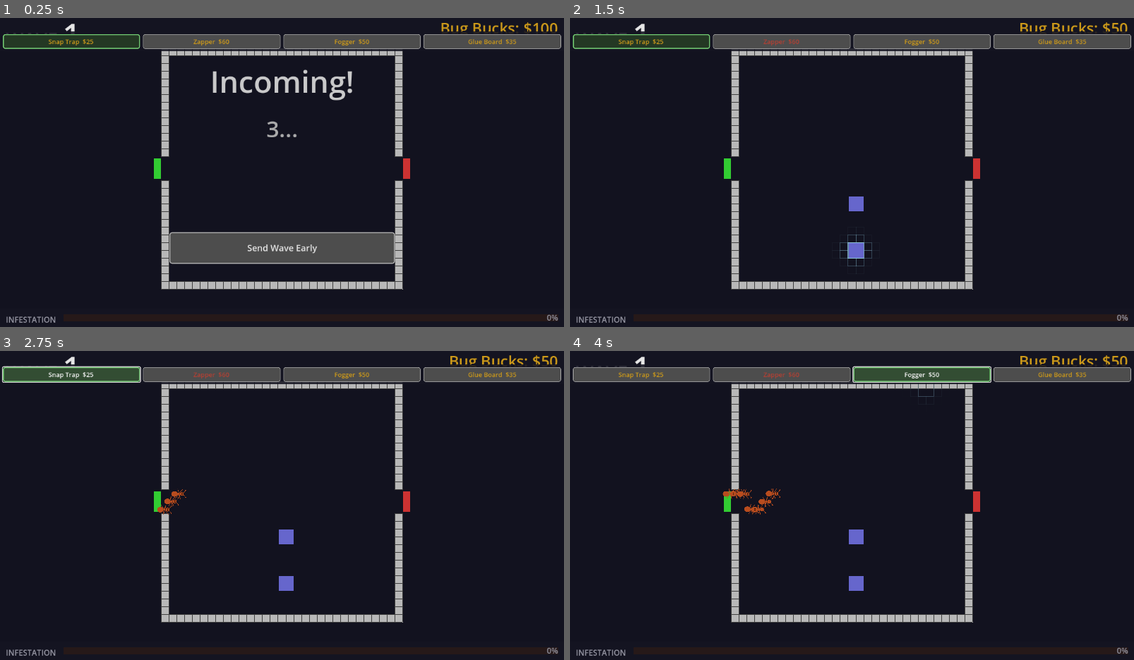
Above: before the commit, frames 1-4 (two rows, left to right).
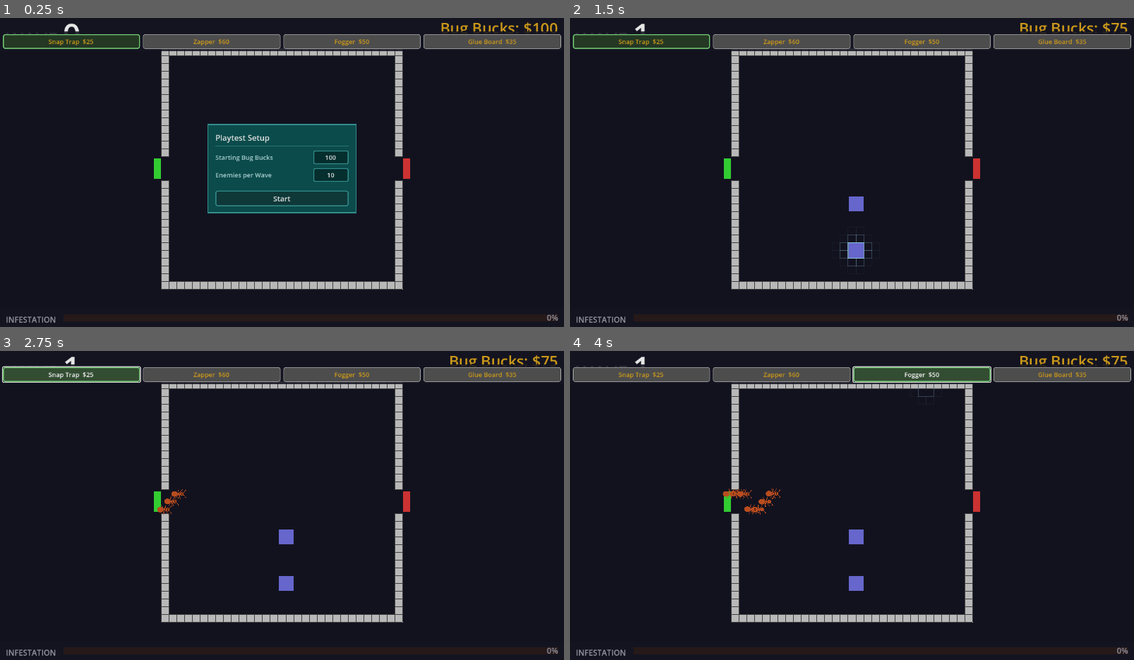
Above: after the commit, the same moments.

Repository: TimGoergen/critter-quitters
Game: Godot game, scene res://Main.tscn
Two runs of this game, one before a commit and one after it. Both use one fixed random seed, a clock stepped at 60 frames per second and the inputs below.
Inputs (mouse positions are in pixels of both pictures, inside the frame that each line leads up to):
- Up to frame 1 (0.25 s): no input
- Up to frame 2 (1.5 s): click (852, 197) at 0.5 s, where only the run after the commit has a clickable "Start"; click "Send Wave Early" at 1.25 s
- Up to frame 3 (2.75 s): click "Snap Trap $25" at 2 s
- Up to frame 4 (4 s): click "Zapper $60" at 2.75 s; click "Fogger $50" at 3.5 s

The runs differ from the first frame. In frame 1, 13% of the frame differs, in the area x 11-71%, y 1-80%; in frame 2, less than 0.1%; in frame 3, less than 0.1%; in frame 4, less than 0.1%.

Commit message:
Add playtest setup dialog at game start for Bug Bucks and wave size
DebugStartDialog appears once on load, centred on screen, before the
first wave countdown. Two fields — Starting Bug Bucks (default 100) and
Enemies per Wave (default 10) — let the developer change values at
runtime without editing source. Pressing Start applies the values and
begins the run. Arena._wave_size replaces the WAVE_SIZE const usage so
it can be overridden; GameState.bug_bucks is set directly and re-emitted
so the HUD updates immediately.

Co-Authored-By: Claude Sonnet 4.6 <noreply@anthropic.com>

Diff:
--- a/game/arena/Arena.gd
+++ b/game/arena/Arena.gd
@@ -33,6 +33,7 @@
 const Projectile        = preload("res://traps/Projectile.gd")
 const HUD               = preload("res://ui/HUD.gd")
 const TrapUpgradePanel  = preload("res://ui/TrapUpgradePanel.gd")
+const DebugStartDialog  = preload("res://ui/DebugStartDialog.gd")
 
 
 # ---------------------------------------------------------------------------
@@ -90,7 +91,8 @@
 var _active_enemies: Array[Node3D] = []
 
 # Wave spawning — enemies launch one at a time with a small gap between them.
-const WAVE_SIZE: int = 10
+const WAVE_SIZE: int = 10   # default; overridden at runtime by the debug start dialog
+var _wave_size: int = WAVE_SIZE
 const SPAWN_INTERVAL: float = 0.36     # seconds between each enemy in the wave
 const WAVE_COUNTDOWN: int  = 3         # seconds of countdown before each wave
 
@@ -196,7 +198,10 @@
 	_fit_camera_to_grid()
 	get_viewport().size_changed.connect(_fit_camera_to_grid)
 
-	_start_wave()
+	# Show the playtest setup dialog before starting the first wave.
+	var dialog := DebugStartDialog.new()
+	dialog.confirmed.connect(_on_debug_confirmed)
+	add_child(dialog)
 
 
 # ---------------------------------------------------------------------------
@@ -626,6 +631,14 @@
 	pass
 
 
+## Receives the confirmed playtest values from DebugStartDialog and starts the run.
+func _on_debug_confirmed(bug_bucks: int, wave_size: int) -> void:
+	_wave_size = wave_size
+	GameState.bug_bucks = bug_bucks
+	GameState.bug_bucks_changed.emit(bug_bucks)
+	_start_wave()
+
+
 ## Skips any active countdown and starts the wave immediately.
 ## Triggered by the "Send Wave Early" HUD button via GameState.wave_skip_requested.
 func _on_wave_skip_requested() -> void:
@@ -637,7 +650,7 @@
 
 ## Begins spawning WAVE_SIZE enemies, one every SPAWN_INTERVAL seconds.
 func _launch_wave() -> void:
-	_enemies_left_to_spawn = WAVE_SIZE
+	_enemies_left_to_spawn = _wave_size
 	get_tree().create_timer(SPAWN_INTERVAL).timeout.connect(_spawn_next_in_wave)
 
 
--- /dev/null
+++ b/game/ui/DebugStartDialog.gd
@@ -0,0 +1,170 @@
+## DebugStartDialog.gd
+## Playtest setup dialog shown once at game start, before the first wave.
+## Lets the developer override the starting Bug Bucks balance and the number
+## of enemies per wave without editing source files.
+## Pressing Start applies the values and dismisses the dialog.
+
+extends CanvasLayer
+
+## Emitted when the player presses Start. Arena connects here to apply
+## the values and then begin the first wave countdown.
+signal confirmed(bug_bucks: int, wave_size: int)
+
+const DEFAULT_BUG_BUCKS: int = 100
+const DEFAULT_WAVE_SIZE:  int = 10
+
+const PANEL_W: float = 300.0
+const PANEL_H: float = 178.0
+const PADDING: float = 14.0
+
+const COLOR_BG      := Color(0.04, 0.28, 0.28, 0.95)
+const COLOR_OUTLINE := Color(0.20, 0.55, 0.55, 1.0)
+const COLOR_TEXT    := Color(0.90, 0.90, 0.90, 1.0)
+const COLOR_TEXT_DIM := Color(0.65, 0.80, 0.80, 1.0)
+const COLOR_DIVIDER := Color(0.15, 0.45, 0.45, 1.0)
+const COLOR_BTN_NORMAL  := Color(0.06, 0.22, 0.22, 1.0)
+const COLOR_BTN_HOVER   := Color(0.10, 0.32, 0.32, 1.0)
+const COLOR_BTN_PRESSED := Color(0.03, 0.15, 0.15, 1.0)
+const COLOR_BTN_BORDER  := Color(0.20, 0.55, 0.55, 1.0)
+const COLOR_FIELD_BG    := Color(0.02, 0.18, 0.18, 1.0)
+const COLOR_FIELD_BORDER := Color(0.20, 0.55, 0.55, 1.0)
+
+var _field_bucks: LineEdit = null
+var _field_waves: LineEdit = null
+
+
+func _ready() -> void:
+	process_mode = Node.PROCESS_MODE_ALWAYS
+	_build_ui()
+
+
+func _build_ui() -> void:
+	var vp := get_viewport().get_visible_rect().size
+	var px := (vp.x - PANEL_W) * 0.5
+	var py := (vp.y - PANEL_H) * 0.5
+
+	# Outline border
+	var border       := ColorRect.new()
+	border.color      = COLOR_OUTLINE
+	border.position   = Vector2(px - 2.0, py - 2.0)
+	border.size       = Vector2(PANEL_W + 4.0, PANEL_H + 4.0)
+	add_child(border)
+
+	# Background
+	var bg       := ColorRect.new()
+	bg.color      = COLOR_BG
+	bg.position   = Vector2(px, py)
+	bg.size       = Vector2(PANEL_W, PANEL_H)
+	add_child(bg)
+
+	var inner_w := PANEL_W - PADDING * 2.0
+	var y       := PADDING
+
+	# Title
+	var lbl_title := Label.new()
+	lbl_title.text     = "Playtest Setup"
+	lbl_title.position = Vector2(PADDING, y)
+	lbl_title.add_theme_font_size_override("font_size", 16)
+	lbl_title.add_theme_color_override("font_color", COLOR_TEXT)
+	bg.add_child(lbl_title)
+	y += 28.0
+
+	# Divider
+	var div       := ColorRect.new()
+	div.color      = COLOR_DIVIDER
+	div.position   = Vector2(PADDING, y)
+	div.size       = Vector2(inner_w, 1.0)
+	bg.add_child(div)
+	y += 10.0
+
+	# Bug Bucks row
+	_field_bucks = _add_field_row(bg, y, "Starting Bug Bucks", str(DEFAULT_BUG_BUCKS))
+	y += 36.0
+
+	# Wave size row
+	_field_waves = _add_field_row(bg, y, "Enemies per Wave", str(DEFAULT_WAVE_SIZE))
+	y += 36.0
+
+	# Divider
+	var div2       := ColorRect.new()
+	div2.color      = COLOR_DIVIDER
+	div2.position   = Vector2(PADDING, y)
+	div2.size       = Vector2(inner_w, 1.0)
+	bg.add_child(div2)
+	y += 10.0
+
+	# Start button
+	var btn               := Button.new()
+	btn.text               = "Start"
+	btn.position           = Vector2(PADDING, y)
+	btn.custom_minimum_size = Vector2(inner_w, 32.0)
+	btn.add_theme_font_size_override("font_size", 15)
+	btn.pressed.connect(_on_start_pressed)
+	_style_button(btn)
+	bg.add_child(btn)
+
+
+## Builds one label + LineEdit row and returns the LineEdit.
+func _add_field_row(parent: Control, y: float, label_text: String, default_value: String) -> LineEdit:
+	var row := HBoxContainer.new()
+	row.position            = Vector2(PADDING, y)
+	row.custom_minimum_size = Vector2(PANEL_W - PADDING * 2.0, 28.0)
+	parent.add_child(row)
+
+	var lbl := Label.new()
+	lbl.text                  = label_text
+	lbl.size_flags_horizontal = Control.SIZE_EXPAND_FILL
+	lbl.add_theme_font_size_override("font_size", 13)
+	lbl.add_theme_color_override("font_color", COLOR_TEXT_DIM)
+	lbl.vertical_alignment    = VERTICAL_ALIGNMENT_CENTER
+	row.add_child(lbl)
+
+	var field := LineEdit.new()
+	field.text                  = default_value
+	field.custom_minimum_size   = Vector2(72.0, 28.0)
+	field.alignment             = HORIZONTAL_ALIGNMENT_CENTER
+	field.add_theme_font_size_override("font_size", 13)
+	_style_field(field)
+	row.add_child(field)
+
+	return field
+
+
+func _on_start_pressed() -> void:
+	var bucks := int(_field_bucks.text) if _field_bucks.text.is_valid_int() else DEFAULT_BUG_BUCKS
+	var waves := int(_field_waves.text) if _field_waves.text.is_valid_int() else DEFAULT_WAVE_SIZE
+	bucks = maxi(bucks, 0)
+	waves = maxi(waves, 1)
+	confirmed.emit(bucks, waves)
+	queue_free()
+
+
+func _style_button(btn: Button) -> void:
+	for state: Array in [["normal", COLOR_BTN_NORMAL], ["hover", COLOR_BTN_HOVER], ["pressed", COLOR_BTN_PRESSED]]:
+		var box := StyleBoxFlat.new()
+		box.bg_color           = state[1]
+		box.border_color       = COLOR_BTN_BORDER
+		box.set_border_width_all(2)
+		box.set_corner_radius_all(4)
+		box.content_margin_left   = 8.0
+		box.content_margin_right  = 8.0
+		box.content_margin_top    = 4.0
+		box.content_margin_bottom = 4.0
+		btn.add_theme_stylebox_override(state[0], box)
+	btn.add_theme_color_override("font_color", COLOR_TEXT)
+
+
+func _style_field(field: LineEdit) -> void:
+	var box := StyleBoxFlat.new()
+	box.bg_color     = COLOR_FIELD_BG
+	box.border_color = COLOR_FIELD_BORDER
+	box.set_border_width_all(2)
+	box.set_corner_radius_all(3)
+	box.content_margin_left   = 6.0
+	box.content_margin_right  = 6.0
+	box.content_margin_top    = 4.0
+	box.content_margin_bottom = 4.0
+	field.add_theme_stylebox_override("normal", box)
+	field.add_theme_stylebox_override("focus",  box)
+	field.add_theme_color_override("font_color", COLOR_TEXT)
+	field.add_theme_color_override("caret_color", COLOR_TEXT)
